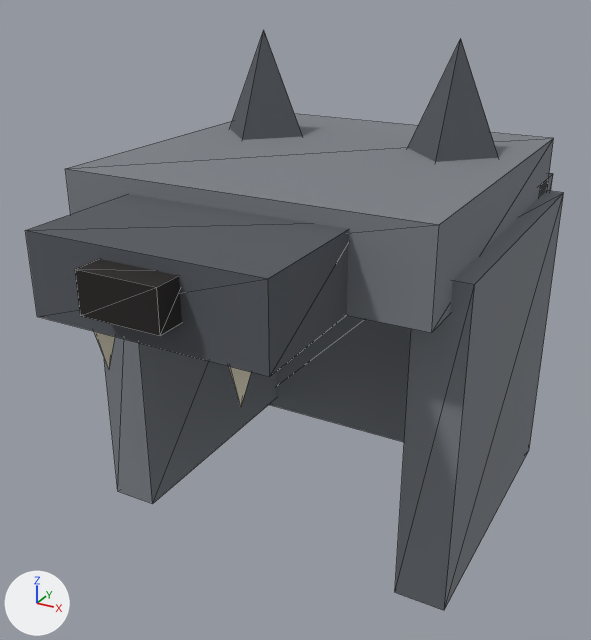
One commit to the glTF model assets/models/armours/wolfskin_hood.glb: the scene before it, then after it.
One viewpoint serves both versions: a 50 mm lens placed at (0.506, -1.016, 0.553), pointed at (-0.004, -0.088, 0.089). Lighting does not change. The marker at lower left points along +X, +Y and +Z. The older version comes first. Mesh edges are drawn as thin lines. Vertices at exactly the same position are counted once.

Names of what the first picture shows: 'wolfskin_hood'.
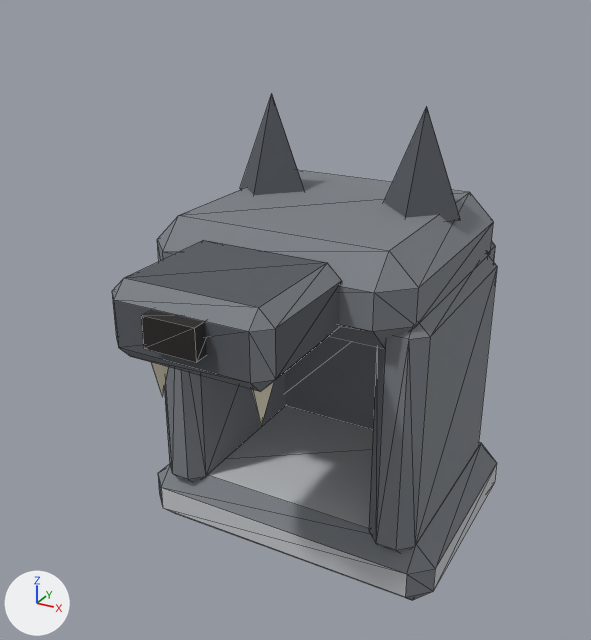
Changed parts and their boxes [x1, y1, x2, y2] in the pictures (591 x 640 px; the box of a moved part takes in the faces that stretch with it):
'wolfskin_hood', reshaped (28% narrower, 13% shorter)
    before: [25, 31, 563, 610]
    after: [112, 94, 497, 600]
part 1 of me_wolfskin_hood, added
    after: [141, 309, 207, 362]
part 2 of me_wolfskin_hood, moved or reshaped
    before: [94, 331, 115, 370]
    after: [240, 94, 305, 195]
part 3 of me_wolfskin_hood, moved or reshaped
    before: [228, 366, 251, 407]
    after: [151, 362, 168, 396]
part 4 of me_wolfskin_hood, moved or reshaped
    before: [408, 39, 499, 162]
    after: [384, 106, 461, 222]
part 5 of me_wolfskin_hood, moved or reshaped
    before: [230, 31, 303, 140]
    after: [251, 381, 274, 425]
part 6 of me_wolfskin_hood, added
    after: [157, 170, 493, 348]
part 7 of me_wolfskin_hood, added
    after: [285, 242, 495, 430]
part 8 of me_wolfskin_hood, added
    after: [164, 367, 285, 482]
part 9 of me_wolfskin_hood, added
    after: [369, 255, 497, 552]
part 10 of me_wolfskin_hood, added
    after: [158, 406, 497, 600]
part 11 of me_wolfskin_hood, added
    after: [112, 240, 342, 391]
part 12 of me_wolfskin_hood, deleted (black)
    before: [75, 259, 182, 336]
part 13 of me_wolfskin_hood, deleted
    before: [25, 114, 563, 610]

Edits to the bpy script that builds the scene:
```text
Add mat_pal_matte:
    mat_pal_matte = bpy.data.materials.new('pal_matte')
    mat_pal_matte.use_nodes = True; mat_pal_matte.node_tree.nodes.clear()
    _N = mat_pal_matte.node_tree.nodes; _L = mat_pal_matte.node_tree.links
    n0 = _N.new('ShaderNodeBsdfPrincipled'); n0.name = 'Principled BSDF'
    n0.inputs[2].default_value = 0.85  # 'Roughness'
    n1 = _N.new('ShaderNodeOutputMaterial'); n1.name = 'Material Output'
    n2 = _N.new('ShaderNodeVertexColor'); n2.name = 'Color Attribute'
    _L.new(n0.outputs[0], n1.inputs[0])  # 'BSDF' to 'Surface'
    _L.new(n2.outputs[0], n0.inputs[0])  # 'Color' to 'Base Color'
Change me_wolfskin_hood:
    used by ob_wolfskin_hood; location = (0.0, 0.0, 0.0)
    remove me_wolfskin_hood.from_pydata(...)  # 68 vertices, 96 faces; spans x -0.275..0.275, y -0.455..0.28, z -0.25..0.46
    remove me_wolfskin_hood.materials.append(mat_pal_fur_grey)  # grey #7d8288
    remove me_wolfskin_hood.materials.append(mat_pal_fur_dark)  # dark grey #565a60
    remove me_wolfskin_hood.materials.append(mat_pal_black)  # black #23201f
    remove me_wolfskin_hood.materials.append(mat_pal_bone)  # pale yellow #e6dfc8
    add me_wolfskin_hood.from_pydata(...)  # 172 vertices, 300 faces; spans x -0.24..0.24, y -0.38..0.22, z -0.29..0.375
    me_wolfskin_hood part 1: a new loose piece, a box spanning x -0.035..0.035, y -0.38..-0.34, z 0.16..0.2, in mat_pal_matte
    me_wolfskin_hood part 2: the loose piece of 5 vertices spanning x -0.115..-0.065, y -0.405..-0.355, z 0.12..0.2 is scaled about its middle by (2.4, -2.4, -1.88), then moved by (-0.03, 0.43, 0.14), in mat_pal_matte
    me_wolfskin_hood part 3: the loose piece of 5 vertices spanning x 0.065..0.115, y -0.405..-0.355, z 0.12..0.2 is scaled about its middle by (0.8, 0.8, 0.875), then moved by (-0.162, 0.07, -0.07), in mat_pal_matte
    me_wolfskin_hood part 4: the loose piece of 5 vertices spanning x 0.08..0.22, y 0.01..0.15, z 0.3..0.46 is scaled about its middle by (0.857, 0.857, 0.938), then moved by (-0.03, -0.03, -0.08), in mat_pal_matte
    me_wolfskin_hood part 5: the loose piece of 5 vertices spanning x -0.22..-0.08, y 0.01..0.15, z 0.3..0.46 is scaled about its middle by (0.286, -0.286, -0.438), then moved by (0.222, -0.39, -0.29), in mat_pal_matte
    me_wolfskin_hood part 6: a new loose piece of 24 vertices spanning x -0.195..0.195, y -0.185..0.205, z 0.105..0.235, in mat_pal_matte
    me_wolfskin_hood part 7: a new loose piece of 24 vertices spanning x -0.195..0.195, y 0.12..0.22, z -0.22..0.18, in mat_pal_matte
    me_wolfskin_hood part 8: a new loose piece of 24 vertices spanning x -0.21..-0.14, y -0.155..0.175, z -0.21..0.15, in mat_pal_matte
    me_wolfskin_hood part 9: a new loose piece of 24 vertices spanning x 0.14..0.21, y -0.155..0.175, z -0.21..0.15, in mat_pal_matte
    me_wolfskin_hood part 10: a new loose piece of 24 vertices spanning x -0.24..0.24, y -0.16..0.2, z -0.29..-0.19, in mat_pal_matte
    me_wolfskin_hood part 11: a new loose piece of 24 vertices spanning x -0.11..0.11, y -0.36..-0.16, z 0.12..0.22, in mat_pal_matte
    me_wolfskin_hood part 12: the loose piece of 8 vertices spanning x -0.05..0.05, y -0.455..-0.405, z 0.225..0.275 is deleted
    me_wolfskin_hood part 13
    40 vertices are removed from x -0.275..0.275, y -0.42..0.28, z -0.25..0.31
    60 faces are deleted
    add me_wolfskin_hood.materials.append(mat_pal_matte)
```
